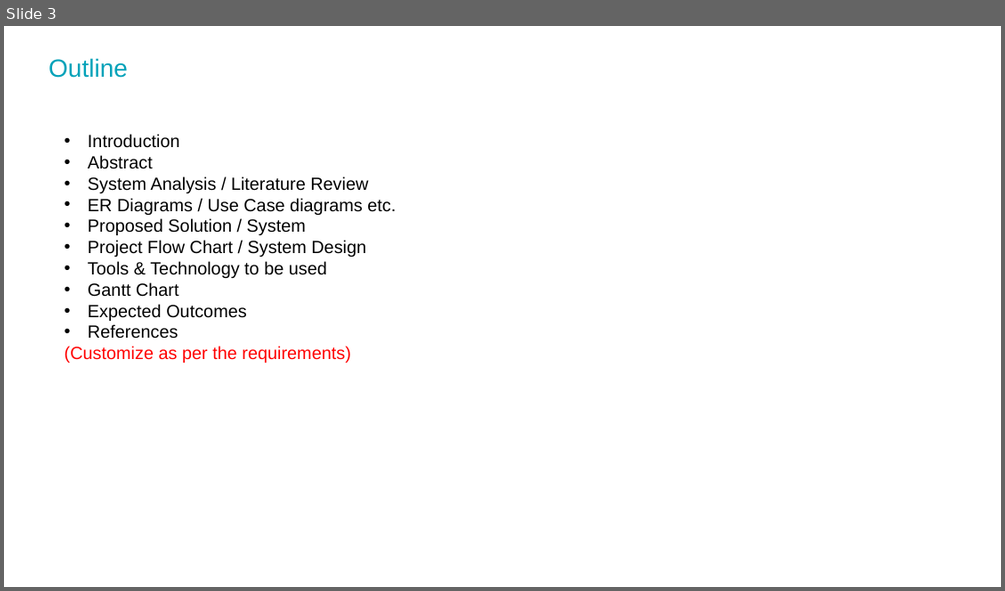
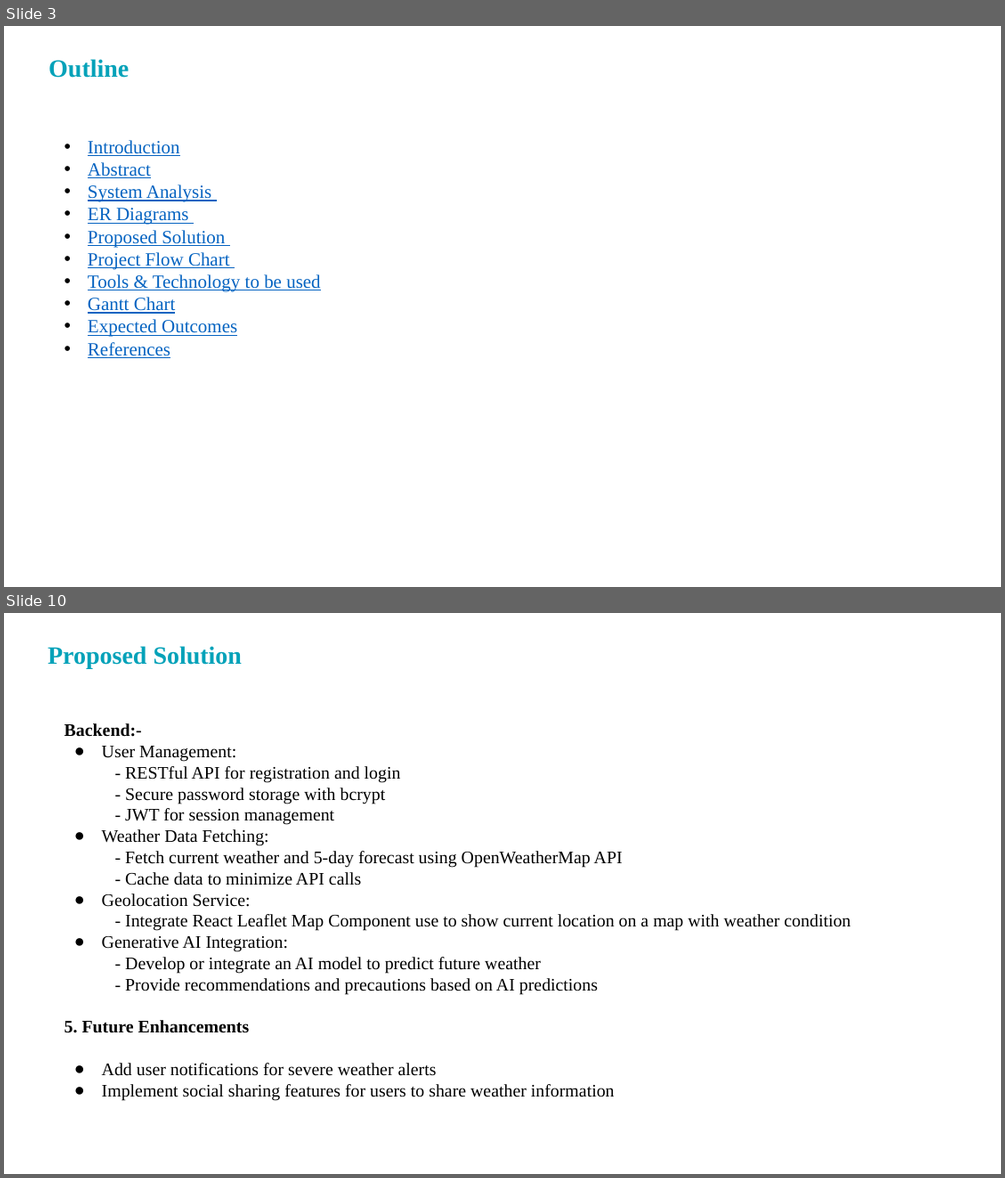
Before and after one commit to mkaria2013/Weather_Forecast_App, a slide deck: Project Documation/PPT Format.pptx. Shown one above the other, each under a label of ours: slide 3 before the commit, slides 3 and 10 after it; the slides between them are not shown. The pictures are 1005x591 and 1005x1178 pixels, drawn with LibreOffice and Linux fonts; fonts in the diff are those of the drawing; background and template pictures are left out. Boxes give left, top, right and bottom in pixels: in the first picture for what was removed or moved away, otherwise in the second. Text is boxed around its words. In the diff, an @@ line names an element or a change of style, - is before the commit and + after.

```diff
--- a/Project Documation/PPT Format.pptx
+++ b/Project Documation/PPT Format.pptx
@@ slide 10 added at bbox=[4, 613, 1001, 1174], background picture (left out) @@
@@ title added at bbox=[48, 646, 243, 669], 24 pt, text #04A2B9, bold @@
+Proposed Solution
@@ text added at bbox=[65, 723, 850, 1101], 17 pt, text #000000 @@
+Backend:-
+● User Management:
+- RESTful API for registration and login
+- Secure password storage with bcrypt
+- JWT for session management
+● Weather Data Fetching:
+- Fetch current weather and 5-day forecast using OpenWeatherMap API
+- Cache data to minimize API calls
+● Geolocation Service:
+- Integrate React Leaflet Map Component use to show current location on a map with weather condition
+● Generative AI Integration:
+- Develop or integrate an AI model to predict future weather
+- Provide recommendations and precautions based on AI predictions
+5. Future Enhancements
+● Add user notifications for severe weather alerts
+● Implement social sharing features for users to share weather information
@@ slide 3 changed as well @@
@@ title "Outline" at bbox=[48, 59, 129, 78]: font Arial to Times New Roman, bold on @@
@@ text at bbox=[88, 140, 320, 358]: size 17 to 18 pt, font Arial to Times New Roman, text colour #000000 to #0563C1, underline on in "Introduction", "Abstract", "Tools & Technology to be used", "Gantt Chart" and 2 more places; indent changed @@
@@ text at bbox=[88, 184, 230, 270]: text changed; size 17 to 18 pt; font Arial to Times New Roman; text colour #000000 to #0563C1 @@
-• System Analysis / Literature Review
-• ER Diagrams / Use Case diagrams etc.
-• Proposed Solution / System
-• Project Flow Chart / System Design
+• System Analysis
+• ER Diagrams
+• Proposed Solution
+• Project Flow Chart
@@ text at bbox=[65, 346, 350, 362]: paragraph removed @@
-(Customize as per the requirements)
```
Also in this commit, not shown: 16 other slides added, 3 slides removed.
